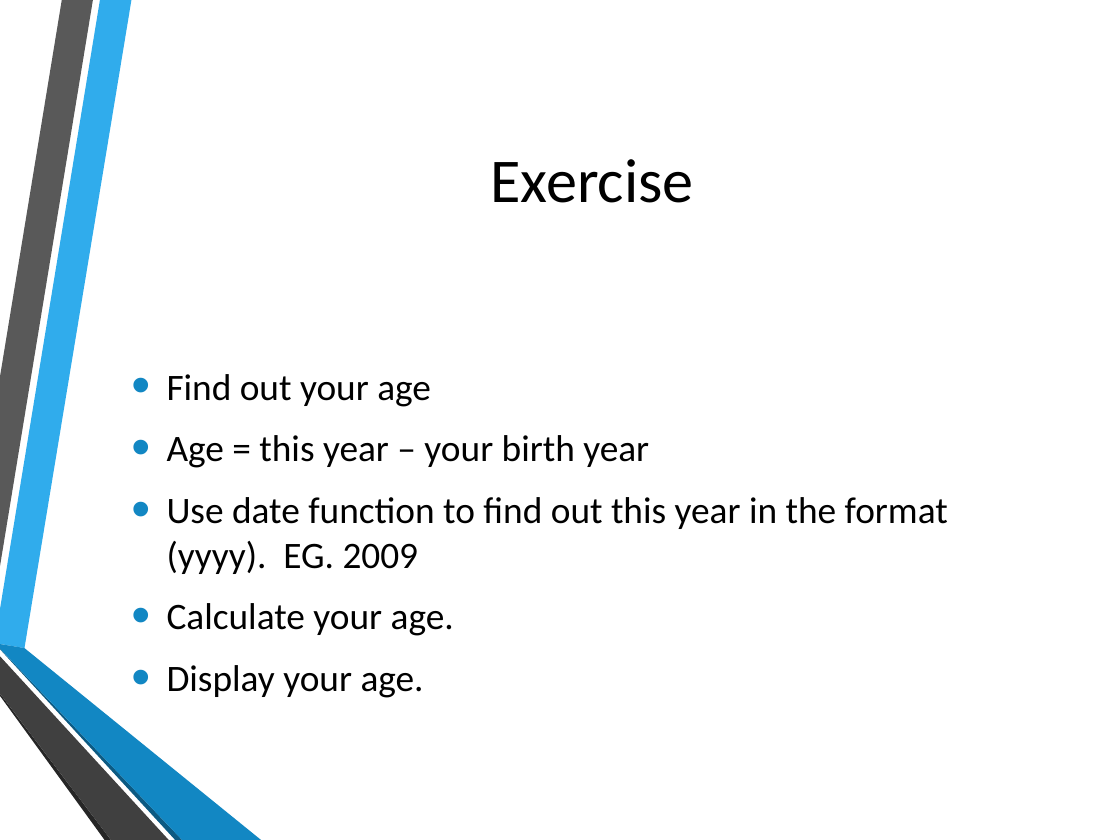
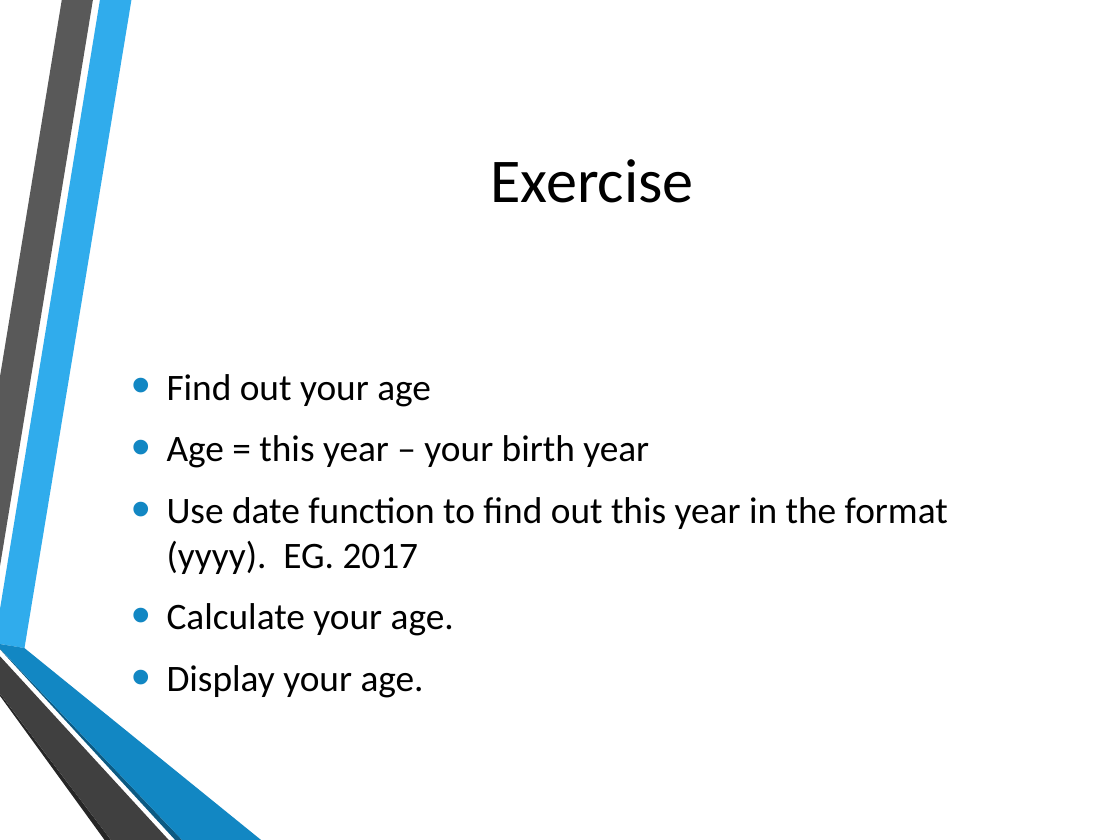
Before and after one commit to hatted/fevaworks-php, a slide deck: slide 43 of php-fw1/lesson1.pptx (slide 44 before the commit). Drawn at 1120x840 pixels with LibreOffice and Linux fonts; fonts in the diff are those of the drawing; background and template pictures are left out. Boxes give left, top, right and bottom in pixels: in the first picture for what was removed or moved away, otherwise in the second. Text is boxed around its words. In the diff, an @@ line names an element or a change of style, - is before the commit and + after.

```diff
--- a/php-fw1/lesson1.pptx
+++ b/php-fw1/lesson1.pptx
@@ text at bbox=[167, 497, 948, 574]: text changed @@
-• Use date function to find out this year in the format (yyyy). EG. 2009
+• Use date function to find out this year in the format (yyyy). EG. 2017
```
Also in this commit, not shown: 7 other slides changed, 1 slide added, 3 slides removed, 2 other files.
